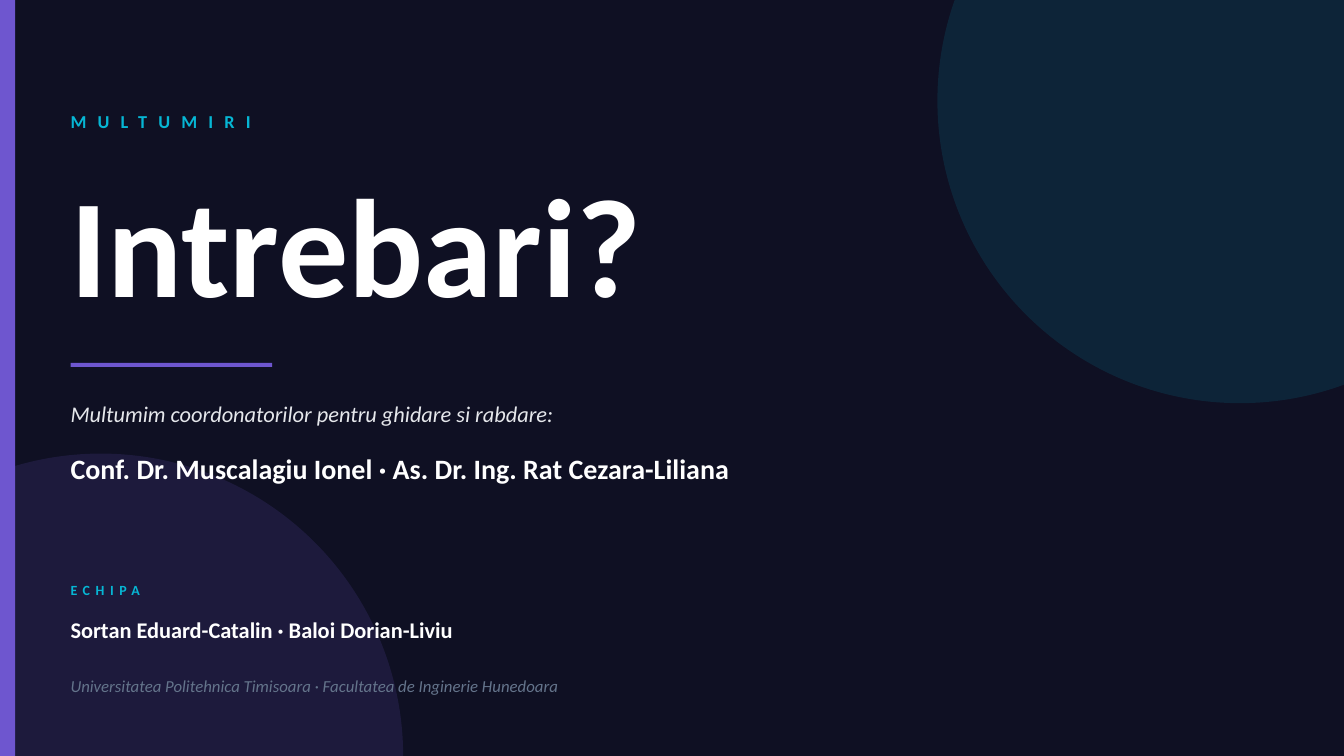
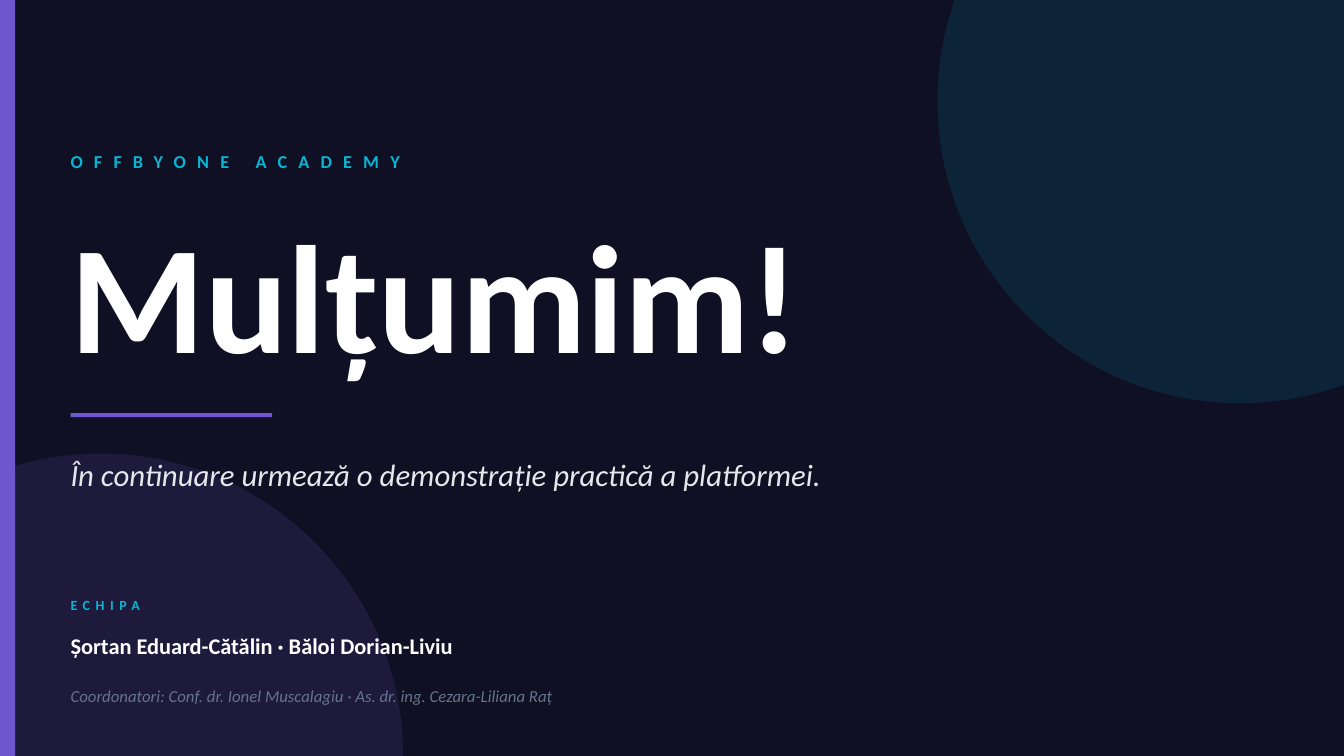
Before and after one commit to Sulf223/SImp, a slide deck: slide 7 of Prezentare_OffByOne_Scurta.pptx (slide 8 before the commit). Drawn at 1344x756 pixels with LibreOffice and Linux fonts; fonts in the diff are those of the drawing. Boxes give left, top, right and bottom in pixels: in the first picture for what was removed or moved away, otherwise in the second. Text is boxed around its words. In the diff, an @@ line names an element or a change of style, - is before the commit and + after.

```diff
--- a/Prezentare_OffByOne_Scurta.pptx
+++ b/Prezentare_OffByOne_Scurta.pptx
@@ text at bbox=[71, 141, 1079, 181]: text changed @@
-MULTUMIRI
+OFFBYONE ACADEMY
@@ text at bbox=[71, 245, 800, 382]: text changed; size 100 to 110 pt @@
-Intrebari?
+Mulțumim!
@@ rectangle: place and size @@
-rectangle at bbox=[71, 363, 272, 367]
+rectangle at bbox=[71, 413, 272, 417]
@@ text at bbox=[71, 461, 820, 492]: text changed; size 16 to 22 pt @@
-Multumim coordonatorilor pentru ghidare si rabdare:
+În continuare urmează o demonstrație practică a platformei.
@@ text "ECHIPA": place and size @@
-text "ECHIPA" at bbox=[71, 586, 140, 595]
+text "ECHIPA" at bbox=[71, 601, 140, 610]
@@ text at bbox=[71, 638, 452, 658]: text changed @@
-Sortan Eduard-Catalin · Baloi Dorian-Liviu
+Șortan Eduard-Cătălin · Băloi Dorian-Liviu
@@ text removed at bbox=[71, 680, 558, 695] @@
-Universitatea Politehnica Timisoara · Facultatea de Inginerie Hunedoara
@@ text at bbox=[71, 690, 552, 705]: text changed; size 20 to 12 pt; text colour #FFFFFF to #64748B; bold off; italic on @@
-Conf. Dr. Muscalagiu Ionel · As. Dr. Ing. Rat Cezara-Liliana
+Coordonatori: Conf. dr. Ionel Muscalagiu · As. dr. ing. Cezara-Liliana Raț
```
Also in this commit, not shown: 5 other slides changed, 1 slide added, 2 slides removed, 20 other files.
